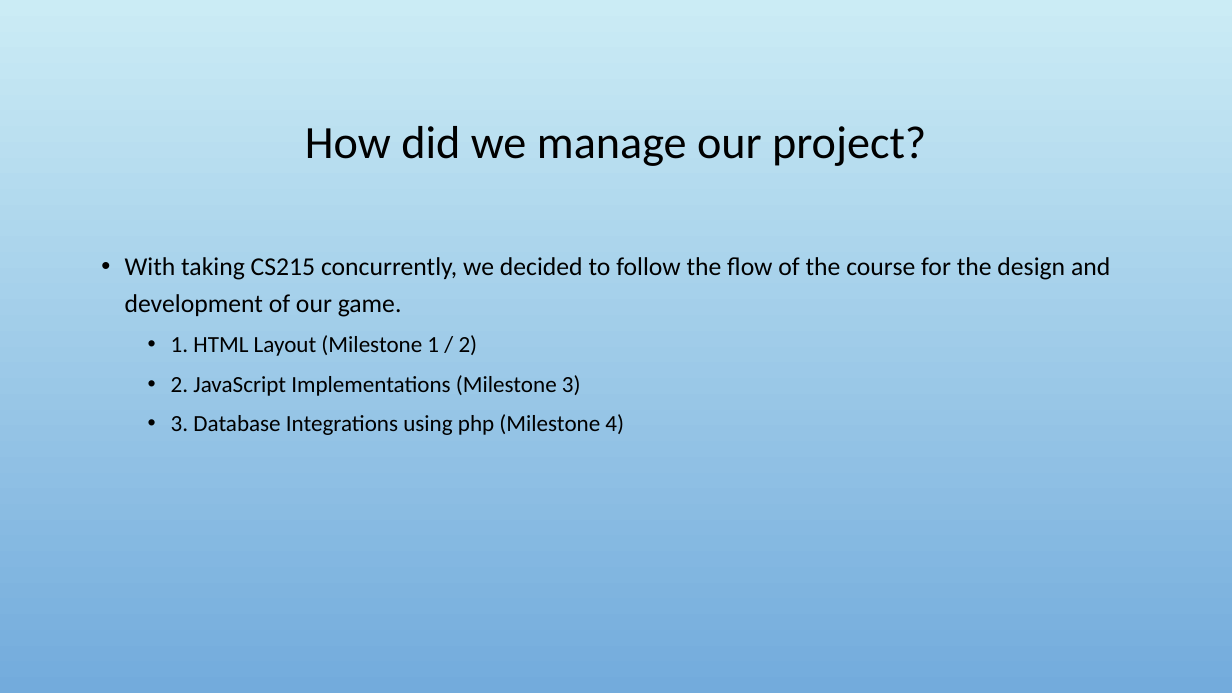
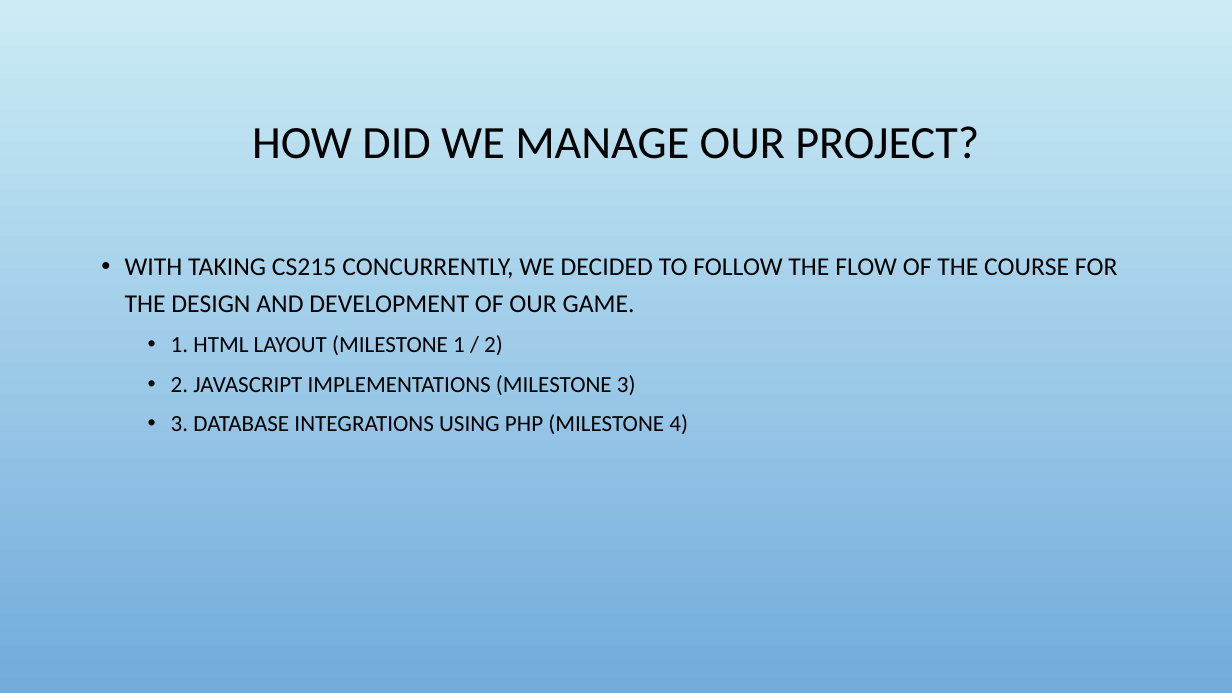
Before and after one commit to Jacobchapman99/ENSE-374-Group07-Project, a slide deck: slide 8 of Milestone4/Milestone 4.ppt. Drawn at 1232x693 pixels with LibreOffice and Linux fonts; fonts in the diff are those of the drawing; background and template pictures are left out. Boxes give left, top, right and bottom in pixels: in the first picture for what was removed or moved away, otherwise in the second. Text is boxed around its words. In the diff, an @@ line names an element or a change of style, - is before the commit and + after.

```diff
--- a/Milestone4/Milestone 4.ppt
+++ b/Milestone4/Milestone 4.ppt
@@ title at (x1=252, y1=126, x2=979, y2=159): text changed @@
-How did we manage our project?
+HOW DID WE MANAGE OUR PROJECT?
@@ text at (x1=125, y1=258, x2=1118, y2=434): text changed @@
-• With taking CS215 concurrently, we decided to follow the flow of the course for the design and development of our game.
-  • 1. HTML Layout (Milestone 1 / 2)
-  • 2. JavaScript Implementations (Milestone 3)
-  • 3. Database Integrations using php (Milestone 4)
+• WITH TAKING CS215 CONCURRENTLY, WE DECIDED TO FOLLOW THE FLOW OF THE COURSE FOR THE DESIGN AND DEVELOPMENT OF OUR GAME.
+  • 1. HTML LAYOUT (MILESTONE 1 / 2)
+  • 2. JAVASCRIPT IMPLEMENTATIONS (MILESTONE 3)
+  • 3. DATABASE INTEGRATIONS USING PHP (MILESTONE 4)
```
Also in this commit, not shown: 18 other slides changed.
